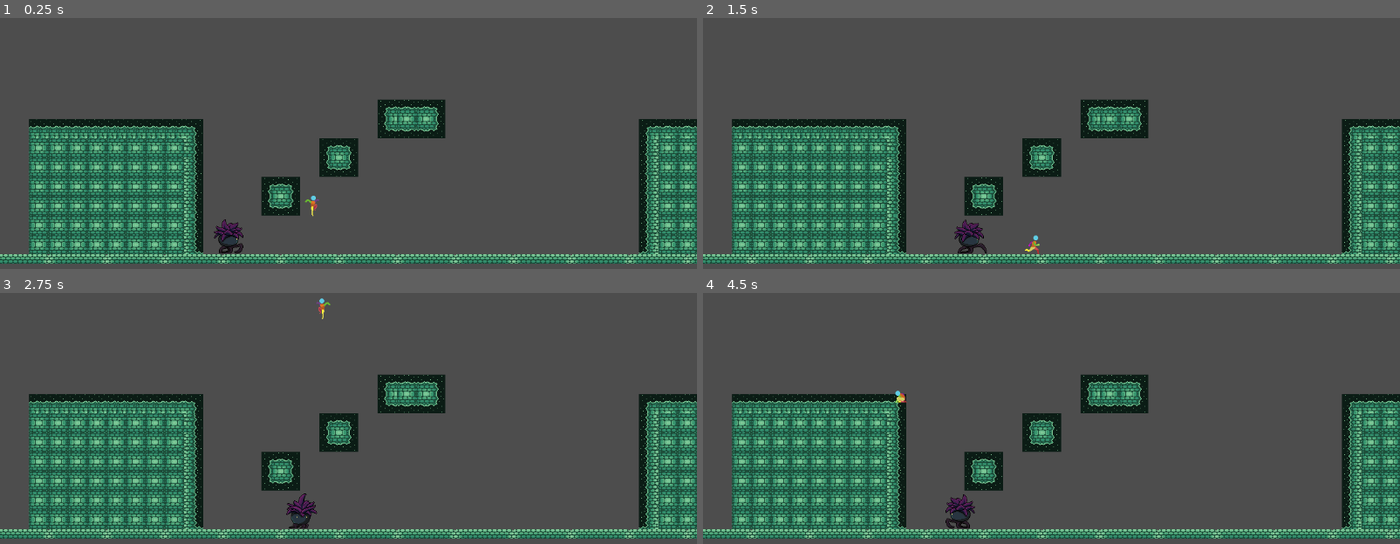
Above: before the commit, frames 1-4 (two rows, left to right).
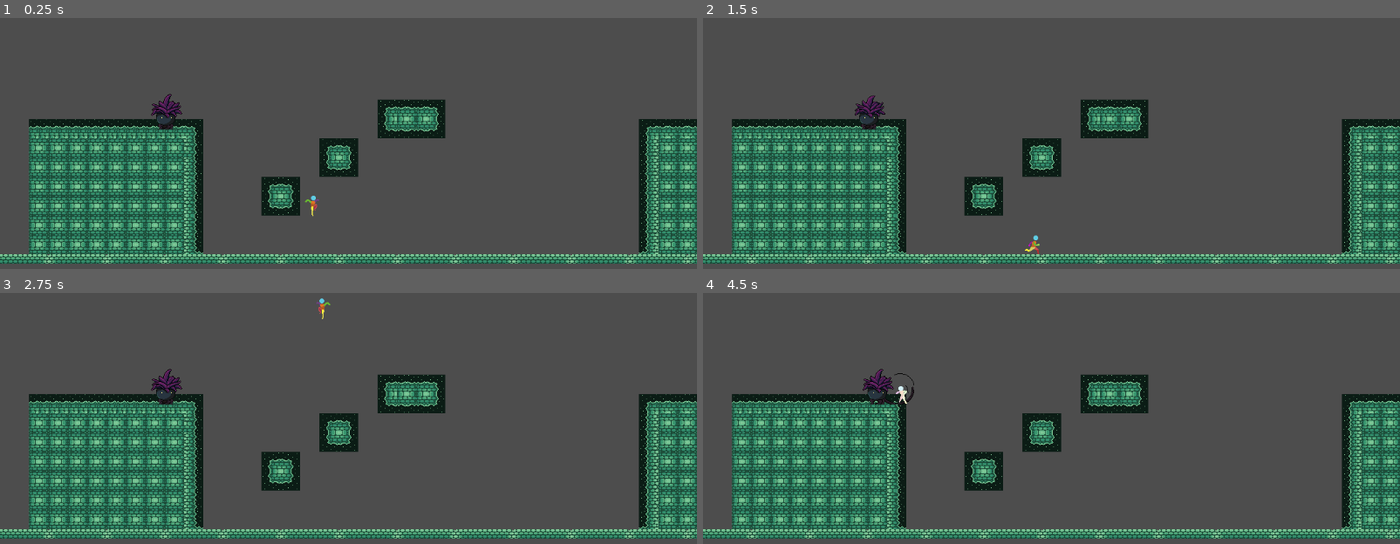
Above: after the commit, the same moments.

Repository: BettiFei/SuI2-04-ProjectFrankenstein
Game: Godot game, scene res://Scenes/playground.tscn
Two runs of this game, one before a commit and one after it. Both use one fixed random seed, a clock stepped at 60 frames per second and the inputs below.
Inputs (mouse positions are in pixels of both pictures, inside the frame that each line leads up to):
- Up to frame 1 (0.25 s): no input
- Up to frame 2 (1.5 s): move the mouse to (1016, 191) at 0.52 s; hold Right (move_right) from 0.53 s (still down); right-click (1016, 191) at 0.6 s; tap Space (jump) at 0.77 s; move the mouse to (1260, 171) at 1.27 s; click (1260, 171) at 1.35 s
- Up to frame 3 (2.75 s): tap Space (jump) at 1.52 s; move the mouse to (139, 328) at 2.02 s; release Right (move_right) at 2.03 s; hold Left (move_left) from 2.03 s (still down); tap Shift (dash) at 2.1 s
- Up to frame 4 (4.5 s): move the mouse to (1086, 385) at 2.77 s; right-click (1086, 385) at 2.85 s; tap Space (jump) at 3.02, 3.77 s; move the mouse to (outside the picture) at 3.52 s; click (outside the picture) at 3.6 s; move the mouse to (1204, 368) at 4.27 s; release Left (move_left) at 4.28 s; hold Right (move_right) from 4.28 s (still down); tap Shift (dash) at 4.35 s

The runs differ from the first frame. In frame 1, 0.7% of the frame differs, in the area x 21-35%, y 30-94%; in frame 2, 0.7%; in frame 3, 0.7%; in frame 4, 0.8%, in the area x 22-40%, y 30-94%.

Commit message:
Enemy Bug Fixes

Diff:
--- a/Scenes/base_enemy.tscn
+++ b/Scenes/base_enemy.tscn
@@ -336,6 +336,12 @@
 wait_time = 0.2
 one_shot = true
 
+[node name="EdgeCheck" type="RayCast2D" parent="."]
+position = Vector2(12, 4)
+exclude_parent = false
+target_position = Vector2(0, 32)
+hit_from_inside = true
+
 [connection signal="animation_finished" from="AnimatedSprite" to="." method="_on_animated_sprite_animation_finished"]
 [connection signal="frame_changed" from="AnimatedSprite" to="." method="_on_animated_sprite_frame_changed"]
 [connection signal="body_entered" from="AttackHitbox" to="." method="_on_attack_hitbox_body_entered"]
--- a/Scenes/playground.tscn
+++ b/Scenes/playground.tscn
@@ -84,5 +84,6 @@
 position = Vector2(520, 443)
 
 [node name="BaseEnemy" parent="." node_paths=PackedStringArray("player") instance=ExtResource("4_qyfof")]
-position = Vector2(361, 559)
+z_index = 1
+position = Vector2(275, 343)
 player = NodePath("../Player")
--- a/Scripts/base_enemy.gd
+++ b/Scripts/base_enemy.gd
@@ -13,6 +13,7 @@
 @export var trigger_distance := 200.0
 @export var attack_range := 40.0
 @export var staggered_time := 0.2
+@export var gravity := 1200.0
 
 
 enum EnemyState {
@@ -26,6 +27,7 @@
 
 const HURT_COLOR := Color("eb402f")
 const BASE_COLOR := Color(1, 1, 1, 1)
+const MAX_VERTICAL_DETECTION := 32.0
 
 var active_state := EnemyState.IDLE
 var distance_from_player : float
@@ -40,6 +42,7 @@
 @onready var attack_collider: CollisionShape2D = $AttackHitbox/CollisionShape2D
 @onready var attack_cooldown: Timer = $AttackCooldown
 @onready var stagger_timer: Timer = $StaggerTimer
+@onready var edge_check: RayCast2D = $EdgeCheck
 
 
 
@@ -49,12 +52,14 @@
 	attack_collider.set_deferred("disabled", true)
 	attack_cooldown.wait_time = attack_cooldown_time
 	stagger_timer.wait_time = staggered_time
-	#get_distance_from_player()
+	#get_horizontal_distance_from_player()
 	#print(distance_from_player)
 
 func _physics_process(delta: float) -> void:
-	get_distance_from_player()
+	apply_gravity(delta)
+	get_horizontal_distance_from_player()
 	process_state(delta)
+	move_and_slide()
 
 
 # -- HANDLING STATES --
@@ -107,14 +112,14 @@
 	match active_state:
 
 		EnemyState.IDLE:
-			if distance_from_player <= trigger_distance:
+			if distance_from_player <= trigger_distance and is_player_on_same_level():
 				if can_attack or distance_from_player > attack_range:
 					switch_state(EnemyState.CHASE)
 
 		EnemyState.CHASE:
 			movement_target = player.global_position
 			handle_movement()
-			if distance_from_player <= attack_range:
+			if distance_from_player <= attack_range and is_player_on_same_level():
 				if can_attack:
 					switch_state(EnemyState.ATTACK)
 				else:
@@ -132,7 +137,9 @@
 
 		EnemyState.ATTACK:
 			velocity.x = 0
-			if distance_from_player > attack_range:
+			if not is_player_on_same_level():
+				switch_state(EnemyState.IDLE)
+			elif distance_from_player > attack_range:
 				switch_state(EnemyState.CHASE)
 			elif distance_from_player > trigger_distance:
 				switch_state(EnemyState.RETURN)
@@ -148,11 +155,17 @@
 
 # -- SUPPORTING FUNCTIONS --
 
-func get_distance_from_player():
+func get_horizontal_distance_from_player():
 	if player == null:
 		return
 	distance_from_player = absf(player.global_position.x - global_position.x)
 	return distance_from_player
+
+func get_vertical_distance_from_player() -> float:
+	return absf(player.global_position.y - global_position.y)
+
+func is_player_on_same_level() -> bool:
+	return get_vertical_distance_from_player() <= MAX_VERTICAL_DETECTION
 
 func get_direction_to_target(target : Vector2) -> float:
 	if target.x > global_position.x:
@@ -163,13 +176,24 @@
 func set_facing_direction(direction) -> void:
 	if direction:
 		anim_sprite.flip_h = direction < 0
+		edge_check.position.x = direction * absf(edge_check.position.x)
+		edge_check.target_position.x = direction * absf(edge_check.target_position.x)
 		attack_collider.position.x = direction * absf(attack_collider.position.x)
+
+func apply_gravity(delta):
+	if not is_on_floor():
+		velocity.y += gravity * delta
 
 func handle_movement():
 	var direction := get_direction_to_target(movement_target)
 	set_facing_direction(direction)
+
+	if is_on_floor() and not edge_check.is_colliding():
+		velocity.x = 0
+		return
+
 	velocity.x = direction * movement_speed
-	move_and_slide()
+	#move_and_slide()
 
 func take_damage(dmg):
 	if active_state == EnemyState.ATTACK and invulnerable_while_attacking:
